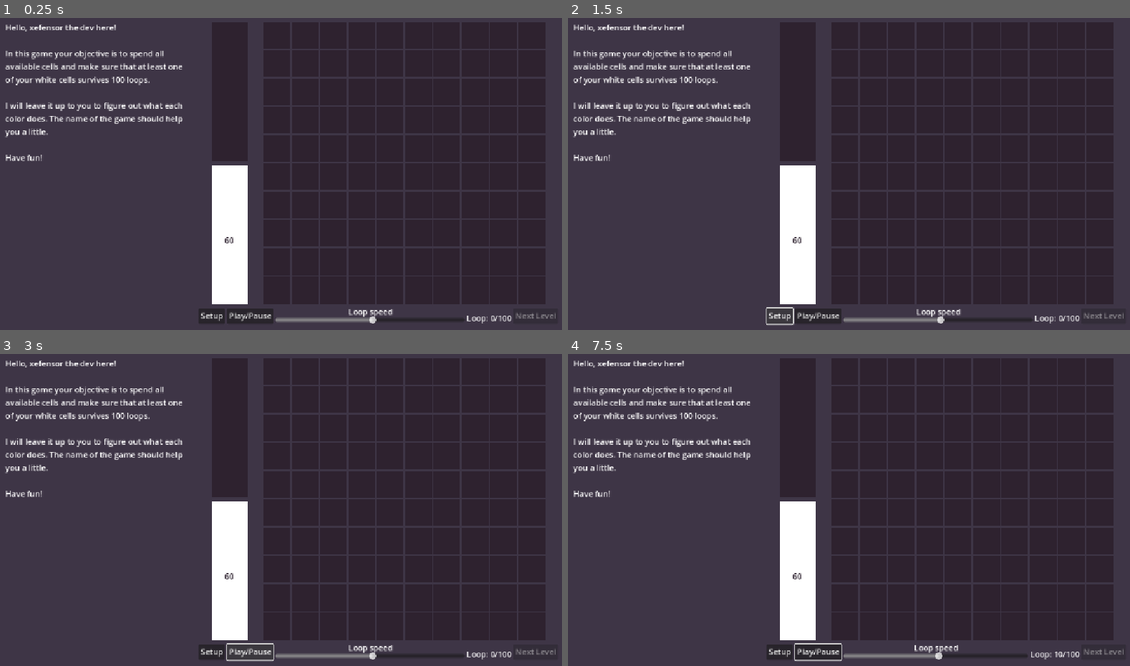
Above: before the commit, frames 1-4 (two rows, left to right).
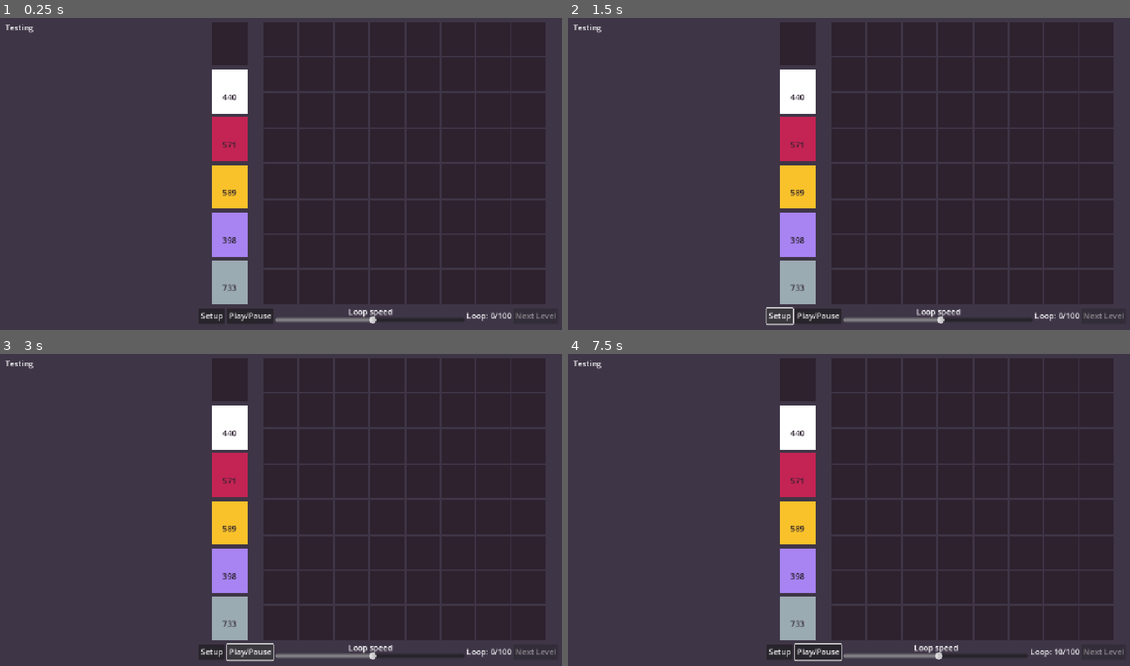
Above: after the commit, the same moments.

Repository: xefensor/game-of-loop-gamejam
Game: Godot game, scene res://main.tscn
Same seed, same stepped clock (60 frames per second), same inputs: the game is played once before the commit and once after it.
Inputs (mouse positions are in pixels of both pictures, inside the frame that each line leads up to):
- Up to frame 1 (0.25 s): no input
- Up to frame 2 (1.5 s): click "Setup" at 0.5 s; click "Setup" at 1.25 s
- Up to frame 3 (3 s): click "Setup" at 2 s; click "Play/Pause" at 2.75 s
- Up to frame 4 (7.5 s): move the mouse to (798, 425) at 3.52 s; press the mouse at (798, 425) at 3.53 s; move the mouse to (798, 569) at 4.27 s; release the mouse at (798, 569) at 4.28 s; right-click (798, 569) at 4.35 s; click (798, 569) at 4.42 s; move the mouse to (905, 438) at 5.02 s; press the mouse at (905, 438) at 5.03 s; move the mouse to (820, 572) at 5.77 s; release the mouse at (820, 572) at 5.78 s; right-click (820, 572) at 5.85 s; click (820, 572) at 5.92 s; move the mouse to (1023, 556) at 6.52 s; press the mouse at (1023, 556) at 6.53 s; move the mouse to (674, 460) at 7.27 s; release the mouse at (674, 460) at 7.28 s; right-click (674, 460) at 7.35 s; click (674, 460) at 7.42 s

The runs differ from the first frame. In frame 1, 6.8% of the frame differs, in the area x 0-91%, y 2-98%; in frame 2, 6.8%; in frame 3, 6.8%; in frame 4, 6.8%.

Commit message:
Add presentation stuff

Diff:
--- a/levels/6.tres
+++ b/levels/6.tres
@@ -12,30 +12,36 @@
 [sub_resource type="Resource" id="Resource_efxa6"]
 script = ExtResource("1_me2xh")
 cell_type = 1
-amount = 7
+amount = 440
 metadata/_custom_type_script = "uid://dgbnkvs32mel1"
 
 [sub_resource type="Resource" id="Resource_dg77c"]
 script = ExtResource("1_me2xh")
 cell_type = 2
-amount = 1
+amount = 571
 metadata/_custom_type_script = "uid://dgbnkvs32mel1"
 
 [sub_resource type="Resource" id="Resource_kek77"]
 script = ExtResource("1_me2xh")
 cell_type = 3
-amount = 8
+amount = 589
 metadata/_custom_type_script = "uid://dgbnkvs32mel1"
 
 [sub_resource type="Resource" id="Resource_vivmo"]
 script = ExtResource("1_me2xh")
 cell_type = 4
-amount = 6
+amount = 398
+metadata/_custom_type_script = "uid://dgbnkvs32mel1"
+
+[sub_resource type="Resource" id="Resource_me2xh"]
+script = ExtResource("1_me2xh")
+cell_type = 5
+amount = 733
 metadata/_custom_type_script = "uid://dgbnkvs32mel1"
 
 [resource]
 script = ExtResource("2_nqk38")
-grid_size = Vector2i(5, 5)
-cells = Array[ExtResource("1_me2xh")]([SubResource("Resource_4c57u"), SubResource("Resource_efxa6"), SubResource("Resource_dg77c"), SubResource("Resource_kek77"), SubResource("Resource_vivmo")])
+grid_size = Vector2i(8, 8)
+cells = Array[ExtResource("1_me2xh")]([SubResource("Resource_4c57u"), SubResource("Resource_efxa6"), SubResource("Resource_dg77c"), SubResource("Resource_kek77"), SubResource("Resource_vivmo"), SubResource("Resource_me2xh")])
 text = "Testing"
 metadata/_custom_type_script = "uid://b60lqyiak2ctt"
--- a/main.tscn
+++ b/main.tscn
@@ -21,7 +21,7 @@
 grow_horizontal = 2
 grow_vertical = 2
 script = ExtResource("1_ig7tw")
-levels = Array[ExtResource("2_h2yge")]([ExtResource("3_h2yge"), ExtResource("3_kek77"), ExtResource("4_lquwl"), ExtResource("3_7mycd"), ExtResource("3_272bh"), ExtResource("3_5vw27"), ExtResource("3_lquwl")])
+levels = Array[ExtResource("2_h2yge")]([ExtResource("3_kek77"), ExtResource("3_h2yge"), ExtResource("4_lquwl"), ExtResource("3_7mycd"), ExtResource("3_272bh"), ExtResource("3_5vw27"), ExtResource("3_lquwl")])
 
 [node name="Panel" type="Panel" parent="."]
 layout_mode = 1
@@ -134,7 +134,6 @@
 [node name="TickLabel" type="Label" parent="MarginContainer/HBoxContainer/VBoxContainer/Controls"]
 unique_name_in_owner = true
 layout_mode = 2
-size_flags_vertical = 8
 text = "Tick: 0/100"
 
 [node name="NextLevel" type="Button" parent="MarginContainer/HBoxContainer/VBoxContainer/Controls"]
--- a/project.godot
+++ b/project.godot
@@ -10,10 +10,11 @@
 
 [application]
 
-config/name="game of loop"
+config/name="Game of Loop"
 run/main_scene="uid://c8nod22b11rdq"
 config/features=PackedStringArray("4.4", "GL Compatibility")
-config/icon="res://icon.svg"
+boot_splash/bg_color=Color(0.243137, 0.207843, 0.27451, 1)
+config/icon="uid://cfuwrfxk48vcm"
 
 [display]
 
Binary file added: game_icon.png
Not shown, added: game_icon.png.import
Not shown: 1 places in levels/6.tres that only renumber resources
